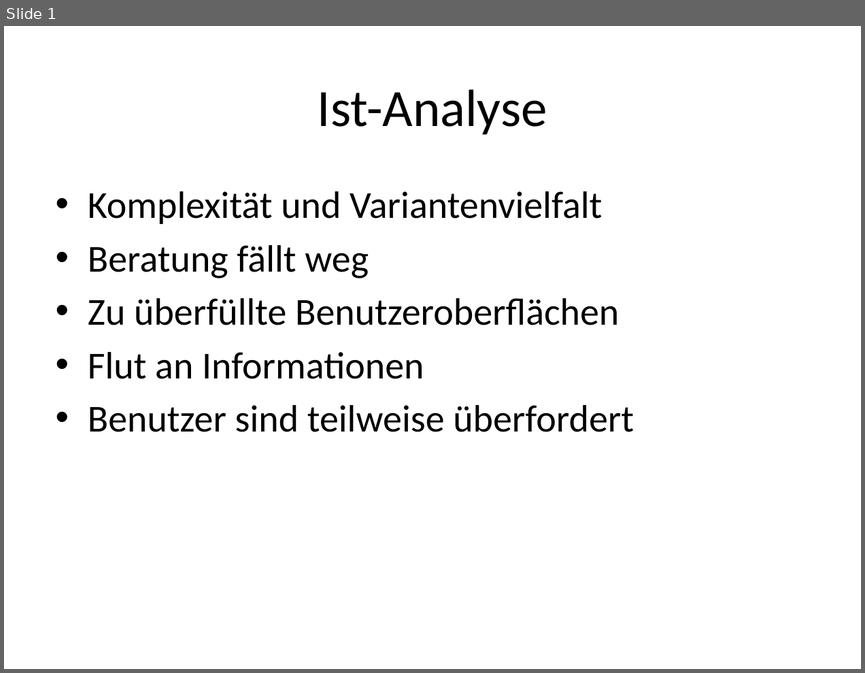
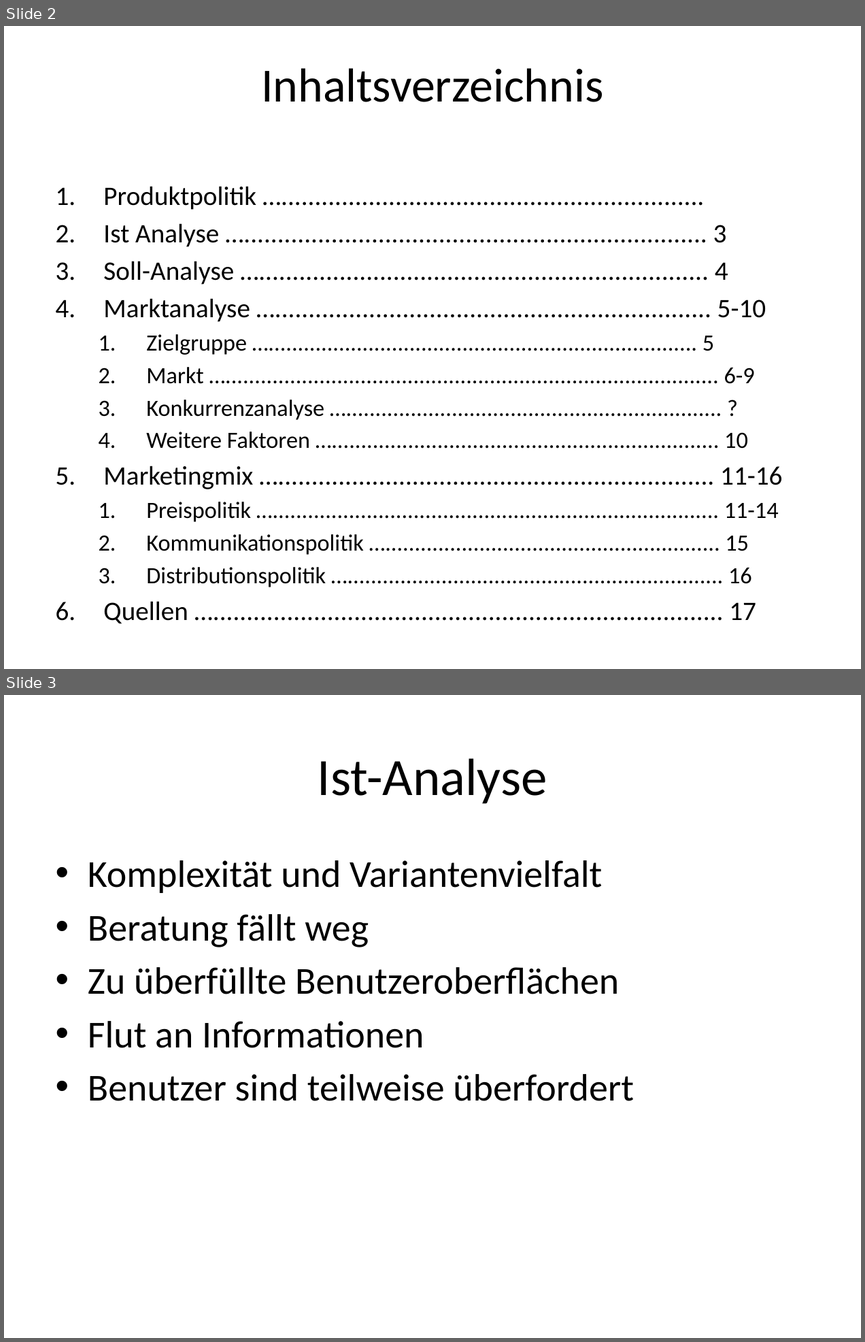
Before and after one commit to yigitcanduendar/carscout, a slide deck: organisation/documentation/GeProz/Präsentation/Gesamtpräsentation Carscout GProz.pptx. Shown one above the other, each under a label of ours: slide 1 before the commit, slides 2 and 3 after it. The pictures are 865x673 and 865x1342 pixels, drawn with LibreOffice and Linux fonts; fonts in the diff are those of the drawing. Boxes give left, top, right and bottom in pixels: in the first picture for what was removed or moved away, otherwise in the second. Text is boxed around its words. In the diff, an @@ line names an element or a change of style, - is before the commit and + after.

Commit message:
Inhaltsverzeichnis, Folien sortiert nach Reihefolge auf dem Bewertungsbogen
Jemand anderes muss es hübsch machen, Powerpoint Online ist kacke, wenn es um Details geht.
- Daniel

```diff
--- a/organisation/documentation/GeProz/Präsentation/Gesamtpräsentation Carscout GProz.pptx
+++ b/organisation/documentation/GeProz/Präsentation/Gesamtpräsentation Carscout GProz.pptx
@@ slide 2 added at box(4, 26, 861, 669), background #FFFFFF @@
@@ title added at box(261, 68, 603, 102), 40 pt, text #000000 @@
+Inhaltsverzeichnis
@@ text added at box(103, 186, 779, 624), 19.6 pt, text #000000 @@
+1. Produktpolitik …...............................................................
+2. Ist Analyse …..................................................................... 3
+3. Soll-Analyse …................................................................... 4
+4. Marktanalyse …................................................................. 5-10
+  1. Zielgruppe …......................................................................... 5
+  2. Markt ….................................................................................... 6-9
+  3. Konkurrenzanalyse …................................................................ ?
+  4. Weitere Faktoren ….................................................................. 10
+5. Marketingmix …................................................................. 11-16
+  1. Preispolitik …............................................................................ 11-14
+  2. Kommunikationspolitik …......................................................... 15
+  3. Distributionspolitik …................................................................ 16
+6. Quellen …............................................................................ 17
@@ what was slide 1 is now slide 3 @@
```
Also in this commit, not shown: 1 other slide added.
